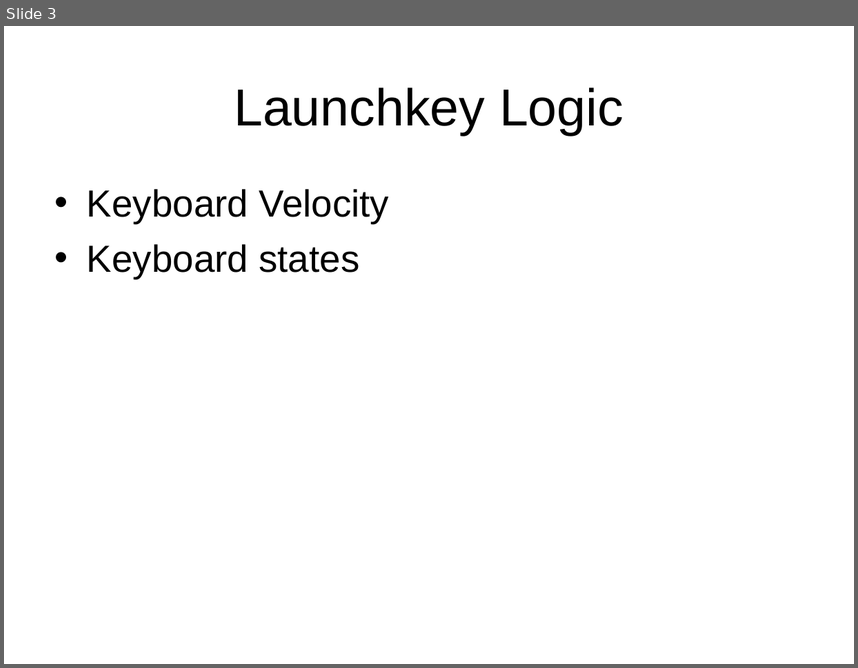
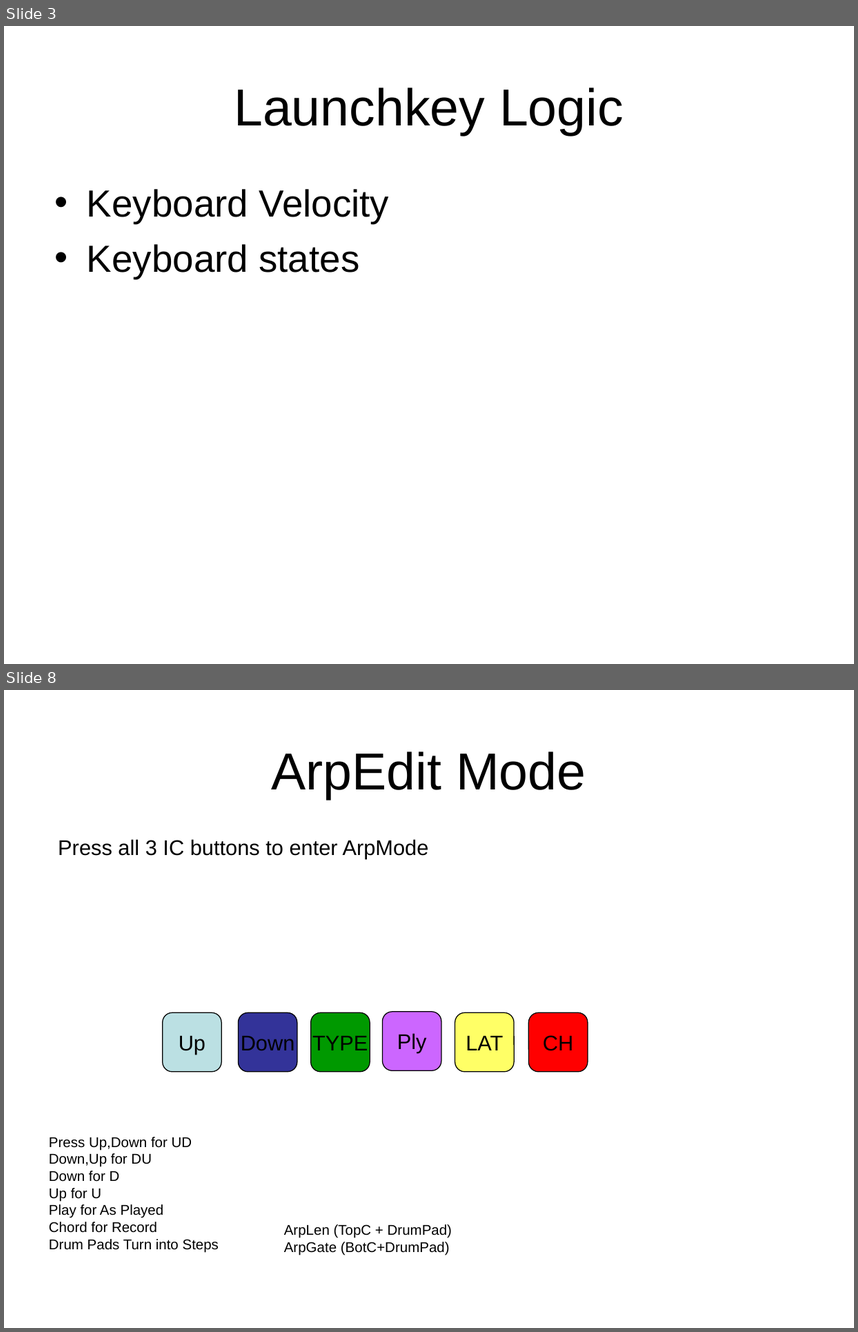
Before and after one commit to AdrianGin/pic-source, a slide deck: NovationLaunchkey/res/TechDiagram.ppt. Shown one above the other, each under a label of ours: slide 3 before the commit, slides 3 and 8 after it; the slides between them are not shown. The pictures are 858x668 and 858x1332 pixels, drawn with LibreOffice and Linux fonts; fonts in the diff are those of the drawing. Boxes give left, top, right and bottom in pixels: in the first picture for what was removed or moved away, otherwise in the second. Text is boxed around its words. In the diff, an @@ line names an element or a change of style, - is before the commit and + after.

```diff
--- a/NovationLaunchkey/res/TechDiagram.ppt
+++ b/NovationLaunchkey/res/TechDiagram.ppt
@@ slide 8 added at (4, 690, 854, 1328), background #FFFFFF @@
@@ title added at (272, 751, 586, 799), 44 pt, text #000000 @@
+ArpEdit Mode
@@ text added at (58, 839, 429, 859), 18 pt, text #000000 @@
+Press all 3 IC buttons to enter ArpMode
@@ rounded rectangle added at (162, 1012, 221, 1071), fill #BBE0E3, outline #000000 0.74 pt, 18 pt, text #000000 @@
+Up
@@ rounded rectangle added at (239, 1012, 297, 1071), fill #333399, outline #000000 0.74 pt, 18 pt, text #000000 @@
+Down
@@ rounded rectangle added at (311, 1012, 370, 1071), fill #009900, outline #000000 0.74 pt, 18 pt, text #000000 @@
+TYPE
@@ freeform shape added at (382, 1012, 441, 1070), fill #CC66FF, outline #000000 0.74 pt, 18 pt, text #000000 @@
+Ply
@@ rounded rectangle added at (455, 1012, 514, 1071), fill #FFFF66, outline #000000 0.74 pt, 18 pt, text #000000 @@
+LAT
@@ freeform shape added at (528, 1012, 587, 1071), fill #FF0000, outline #000000 0.74 pt, 18 pt, text #000000 @@
+CH
@@ text added at (49, 1136, 219, 1252), 12 pt, text #000000 @@
+Press Up,Down for UD
+Down,Up for DU
+Down for D
+Up for U
+Play for As Played
+Chord for Record
+Drum Pads Turn into Steps
@@ text added at (284, 1224, 452, 1255), 12 pt, text #000000 @@
+ArpLen (TopC + DrumPad)
+ArpGate (BotC+DrumPad)
```
Also in this commit, not shown: 1 slide changed, 4 other slides added, 5 other files.
